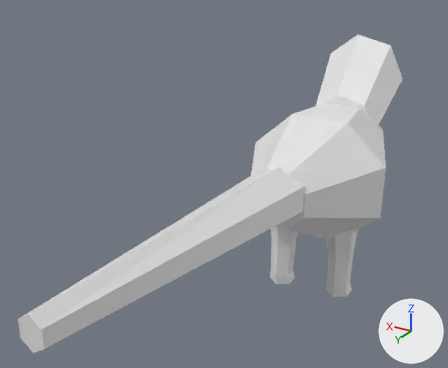
The OBJ model data/animals/papagaio/eat/3.obj: old version first, new version second.
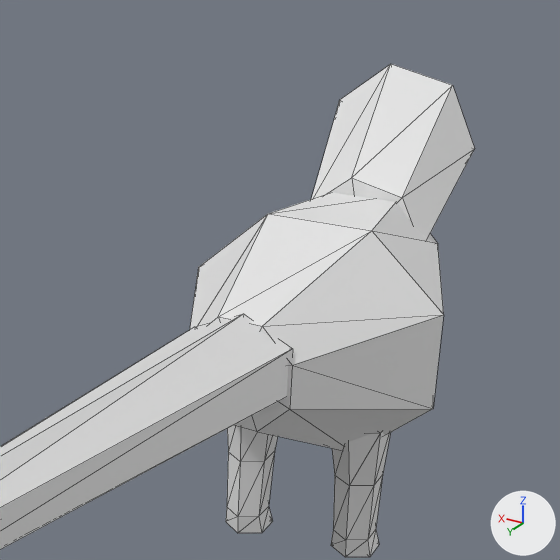
There are two pictures of each version: one whole from a 50 mm camera at (-0.367, 0.915, 0.619) aimed at (0.082, 0.166, 0.245), one close up on the part from 33% to 100% of the width and 0% to 81% of the height. Lighting does not change. The marker at lower right points along +X, +Y and +Z. The first two pictures are the older version. The close-ups show mesh edges as thin lines. Where no turn or scale is listed for an object, it has been applied to the vertices.

The older version as bpy lines, for what is in view:
```python
me_papagaio_eat_3 = bpy.data.meshes.new('papagaio_eat_3')
me_papagaio_eat_3.from_pydata(...)  # 122 vertices, 220 faces; spans x -0.117..0.117, y -0.356..0.624, z 0.0..0.42
ob_papagaio_eat_3 = bpy.data.objects.new('papagaio_eat_3', me_papagaio_eat_3)
ob_papagaio_eat_3.location = (0.0, 0.0, 0.0)
```
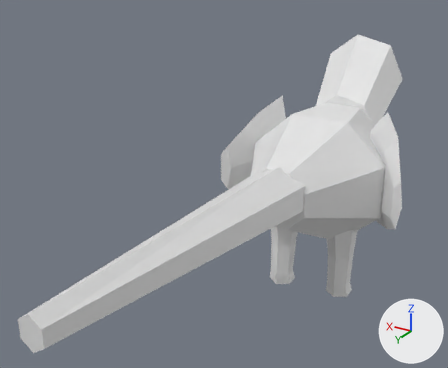
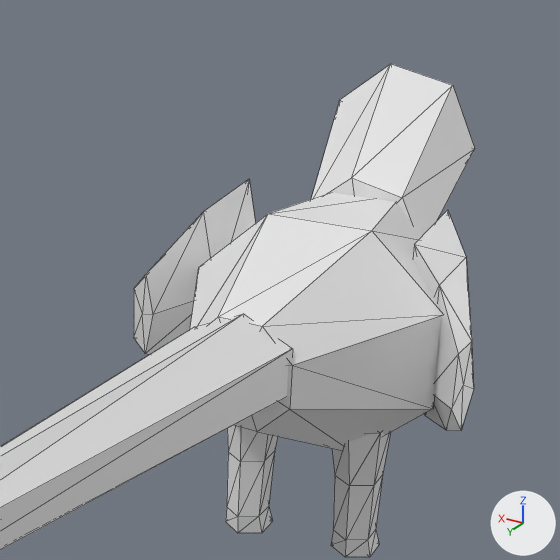
Edits to the bpy script that builds the scene:
```text
Change me_papagaio_eat_3:
    used by ob_papagaio_eat_3; location = (0.0, 0.0, 0.0)
    remove me_papagaio_eat_3.from_pydata(...)  # 122 vertices, 220 faces; spans x -0.117..0.117, y -0.356..0.624, z 0.0..0.42
    add me_papagaio_eat_3.from_pydata(...)  # 156 vertices, 280 faces; spans x -0.161..0.159, y -0.356..0.624, z 0.0..0.42
    me_papagaio_eat_3 part 1: a new loose piece of 17 vertices spanning x -0.161..-0.074, y -0.04..0.048, z 0.142..0.336
    me_papagaio_eat_3 part 2: a new loose piece of 17 vertices spanning x 0.069..0.159, y -0.041..0.048, z 0.142..0.336
```

Boxes [x1, y1, x2, y2] around the edits, measured in the close-ups (560 x 560 px):
part 1 of me_papagaio_eat_3, added: after [413, 210, 474, 431]
part 2 of me_papagaio_eat_3, added: after [134, 179, 255, 355]
